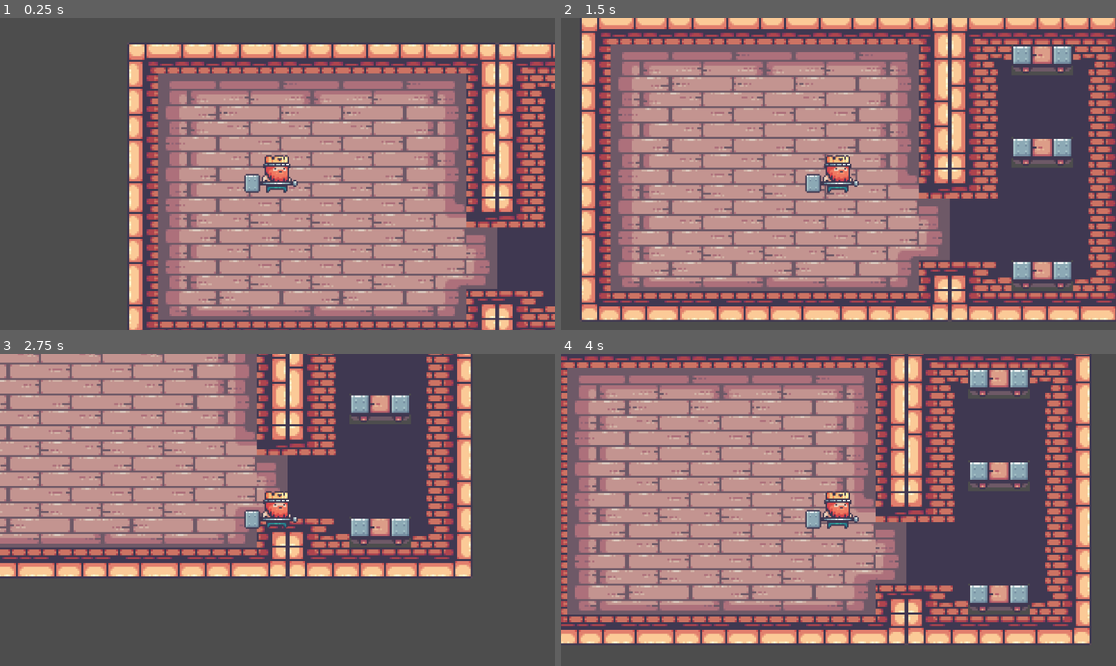
Above: before the commit, frames 1-4 (two rows, left to right).
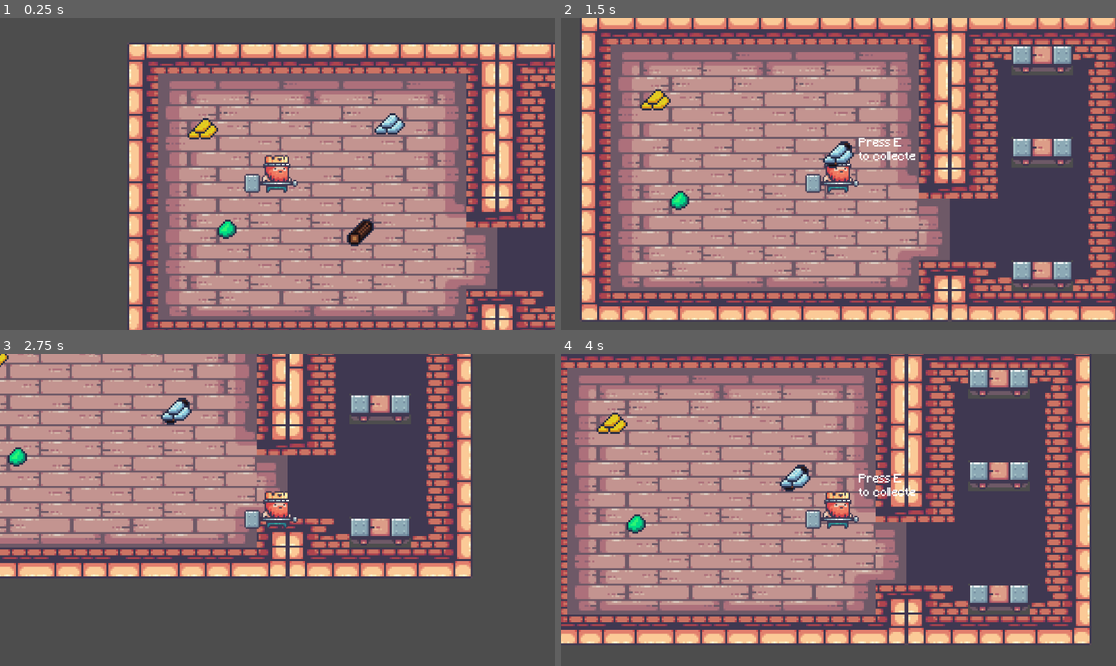
Above: after the commit, the same moments.

Repository: gogolum/GameJam2023
Game: Godot game, scene res://Scene/Main/main_level.tscn
Same seed, same stepped clock (60 frames per second), same inputs: the game is played once before the commit and once after it.
Inputs:
- Up to frame 1 (0.25 s): no input
- Up to frame 2 (1.5 s): tap Enter at 0.5 s; hold D (right) 0.53-1.28 s; tap E (interact) at 0.6, 1.25, 1.35 s; hold S (down) from 1.28 s (still down)
- Up to frame 3 (2.75 s): release S (down) at 2.03 s; hold D (right) from 2.03 s (still down); tap E (interact) at 2.1 s
- Up to frame 4 (4 s): release D (right) at 2.78 s; hold W (up) 2.78-3.53 s; tap E (interact) at 2.85, 3.6 s; hold A (left) from 3.53 s (still down)

The runs differ from the first frame. In frame 1, 0.9% of the frame differs, in the area x 33-74%, y 30-74%; in frame 2, 0.9%; in frame 3, 0.5%; in frame 4, 1.0%, in the area x 6-64%, y 18-58%.

Commit message:
adding pickUp

Diff:
--- a/Scene/Main/main_level.tscn
+++ b/Scene/Main/main_level.tscn
@@ -1,8 +1,9 @@
-[gd_scene load_steps=7 format=3 uid="uid://db7tnw8hyendc"]
+[gd_scene load_steps=8 format=3 uid="uid://db7tnw8hyendc"]
 
 [ext_resource type="Texture2D" uid="uid://dgbbji4hl20mr" path="res://Art/Sprites/14-TileSets/Terrain (32x32).png" id="1_jsdwy"]
 [ext_resource type="PackedScene" uid="uid://tbiirjlkmisb" path="res://Scene/Player/player.tscn" id="2_oyxva"]
 [ext_resource type="Texture2D" uid="uid://jtcttfod6hjc" path="res://Art/Sprites/14-TileSets/Decorations (32x32).png" id="2_tt3ku"]
+[ext_resource type="PackedScene" uid="uid://bskbb0eymhkb6" path="res://Scene/PickUp/pick_up.tscn" id="4_u1rgs"]
 
 [sub_resource type="TileSetAtlasSource" id="TileSetAtlasSource_23ygp"]
 texture = ExtResource("1_jsdwy")
@@ -1397,3 +1398,15 @@
 scale = Vector2(3, 3)
 
 [node name="Camera2D" type="Camera2D" parent="Entities/Player"]
+
+[node name="PickUp" parent="." instance=ExtResource("4_u1rgs")]
+position = Vector2(484, 395)
+
+[node name="PickUp2" parent="." instance=ExtResource("4_u1rgs")]
+position = Vector2(545, 171)
+
+[node name="PickUp3" parent="." instance=ExtResource("4_u1rgs")]
+position = Vector2(207, 388)
+
+[node name="PickUp4" parent="." instance=ExtResource("4_u1rgs")]
+position = Vector2(157, 181)
--- a/Scene/PickUp/pick_up.gd
+++ b/Scene/PickUp/pick_up.gd
@@ -4,12 +4,20 @@
 var names = ["Wood","Leather","Fabric","Coal","Iron","Gold","Amethyst","Emerald","Diamond"]
 var itemLevel: int
 var itemQuality: int
+var isCarry: bool = false
 
 func _ready():
 	itemQuality = (randi()% 3) +1
 	spriteId = randi() % 8
 	itemLevel = spriteId % 3 + 1
 	name = names[spriteId]
-	#$AnimatedSprite2D.frame = spriteId
+	$AnimatedSprite2D.frame = spriteId
 	#$Name.text = name
 	#$quality.text = str(itemLevel) + "   " + str(itemQuality)
+
+
+func _process(delta):
+	if isCarry :
+		#top_level = true
+		isCarry = false
+		pass
--- a/Scene/Player/player.gd
+++ b/Scene/Player/player.gd
@@ -2,12 +2,25 @@
 
 #onready variables
 @onready var animated_sprite = $AnimatedSprite2D
-
+var canCarry = false
 #constant
 const SPEED = 5.0
+func _ready():
+	$PickUpLabel.visible = false
+
+func _process(delta):
+	print(canCarry)
+	if $PickUpLabel.visible == true and Input.is_action_just_pressed("interact"):
+		canCarry = !canCarry
+		#print("itemCollecté")
+		#print($PickUpDetectArea.get_overlapping_areas()[0].position)
+		#canCarry = true
+
+	if canCarry == true:
+		for element in $PickUpDetectArea.get_overlapping_areas():
+			element.position = global_position
 
 func _physics_process(delta):
-
 	#directions, flip sprite
 	if Input.get_action_strength("left"):
 		position.x -= SPEED
@@ -21,3 +34,19 @@
 		position.y += SPEED
 
 	move_and_slide()
+
+
+
+
+func _on_pick_up_detect_area_area_entered(area):
+	if area.is_in_group("PickUpGrp") :
+		$PickUpLabel.visible = true
+
+
+	pass # Replace with function body.
+
+
+func _on_pick_up_detect_area_area_exited(area):
+	if area.is_in_group("PickUpGrp"):
+		$PickUpLabel.visible = false
+	pass # Replace with function body.
--- a/Scene/Player/player.tscn
+++ b/Scene/Player/player.tscn
@@ -1,8 +1,9 @@
-[gd_scene load_steps=28 format=3 uid="uid://tbiirjlkmisb"]
+[gd_scene load_steps=31 format=3 uid="uid://tbiirjlkmisb"]
 
 [ext_resource type="Script" path="res://Scene/Player/player.gd" id="1_ottsi"]
 [ext_resource type="Texture2D" uid="uid://blp212bgg732" path="res://Art/Sprites/01-King Human/Idle (78x58).png" id="1_t4w47"]
 [ext_resource type="Texture2D" uid="uid://dc8gieda2xylb" path="res://Art/Sprites/01-King Human/Run (78x58).png" id="3_75lvn"]
+[ext_resource type="FontFile" uid="uid://cqyiip1ldq5u1" path="res://Art/Minecraft.ttf" id="4_0r34l"]
 
 [sub_resource type="AtlasTexture" id="AtlasTexture_4e4y1"]
 atlas = ExtResource("1_t4w47")
@@ -197,6 +198,12 @@
 [sub_resource type="RectangleShape2D" id="RectangleShape2D_fyluw"]
 size = Vector2(20, 26)
 
+[sub_resource type="CircleShape2D" id="CircleShape2D_pn4mb"]
+radius = 26.0
+
+[sub_resource type="LabelSettings" id="LabelSettings_ihp7o"]
+font = ExtResource("4_0r34l")
+
 [node name="Player" type="CharacterBody2D"]
 collision_mask = 7
 script = ExtResource("1_ottsi")
@@ -205,6 +212,7 @@
 position = Vector2(7, -2)
 sprite_frames = SubResource("SpriteFrames_rir6y")
 animation = &"Idle"
+metadata/_edit_lock_ = true
 
 [node name="AnimationPlayer" type="AnimationPlayer" parent="."]
 root_node = NodePath("../AnimatedSprite2D")
@@ -214,3 +222,23 @@
 
 [node name="CollisionShape2D" type="CollisionShape2D" parent="."]
 shape = SubResource("RectangleShape2D_fyluw")
+metadata/_edit_lock_ = true
+
+[node name="PickUpDetectArea" type="Area2D" parent="."]
+
+[node name="CollisionShape2D" type="CollisionShape2D" parent="PickUpDetectArea"]
+shape = SubResource("CircleShape2D_pn4mb")
+
+[node name="PickUpLabel" type="Label" parent="."]
+offset_left = 14.0
+offset_top = -25.0
+offset_right = 68.0
+offset_bottom = -2.0
+scale = Vector2(0.5, 0.5)
+theme_override_font_sizes/font_size = 1
+text = "Press E
+to collecte"
+label_settings = SubResource("LabelSettings_ihp7o")
+
+[connection signal="area_entered" from="PickUpDetectArea" to="." method="_on_pick_up_detect_area_area_entered"]
+[connection signal="area_exited" from="PickUpDetectArea" to="." method="_on_pick_up_detect_area_area_exited"]
Binary file added: Art/Minecraft.ttf
Not shown, added: Art/Minecraft.ttf.import
Binary file removed: Scene/PickUp/Bijou1.png
Not shown, removed: Scene/PickUp/Bijou1.png.import
Binary file removed: Scene/PickUp/bijou2.png
Not shown, removed: Scene/PickUp/bijou2.png.import
